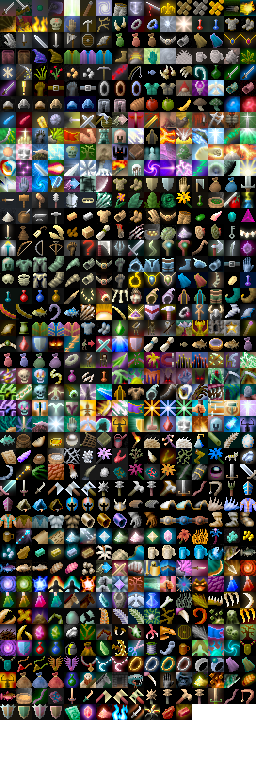
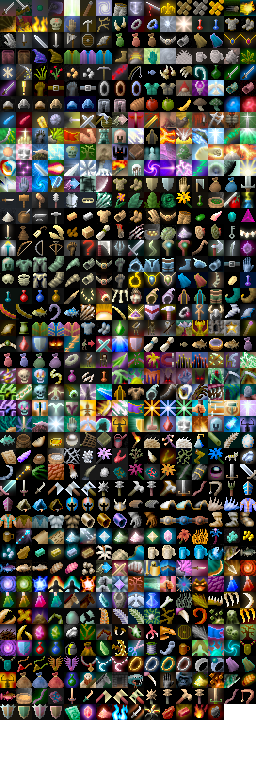
Layered file, before and after one edit (256 x 768). Changes by layer:
painted on "Background" over [211, 706, 220, 718]
painted on "shade" over [192, 704, 224, 720]
